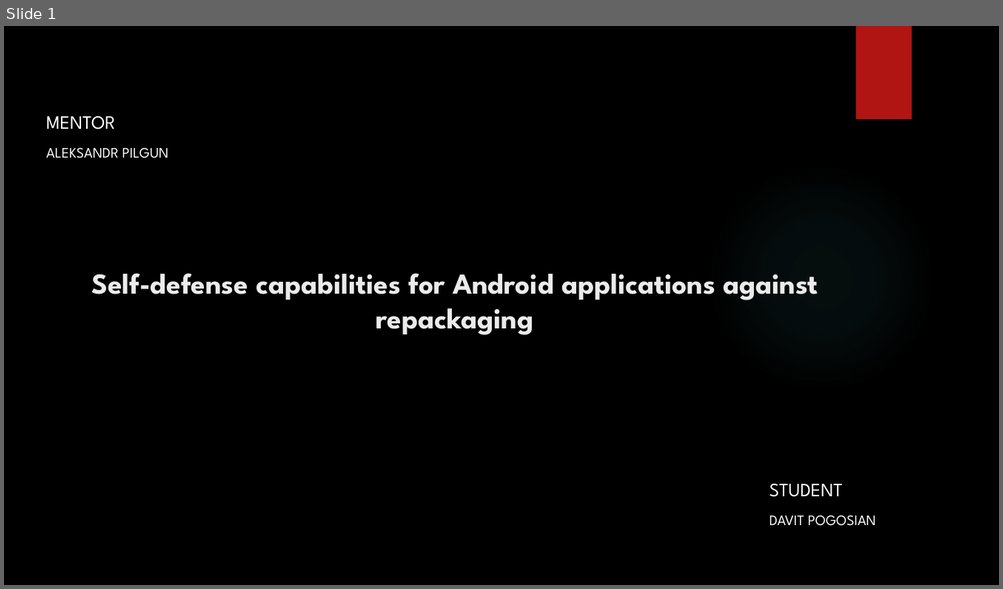
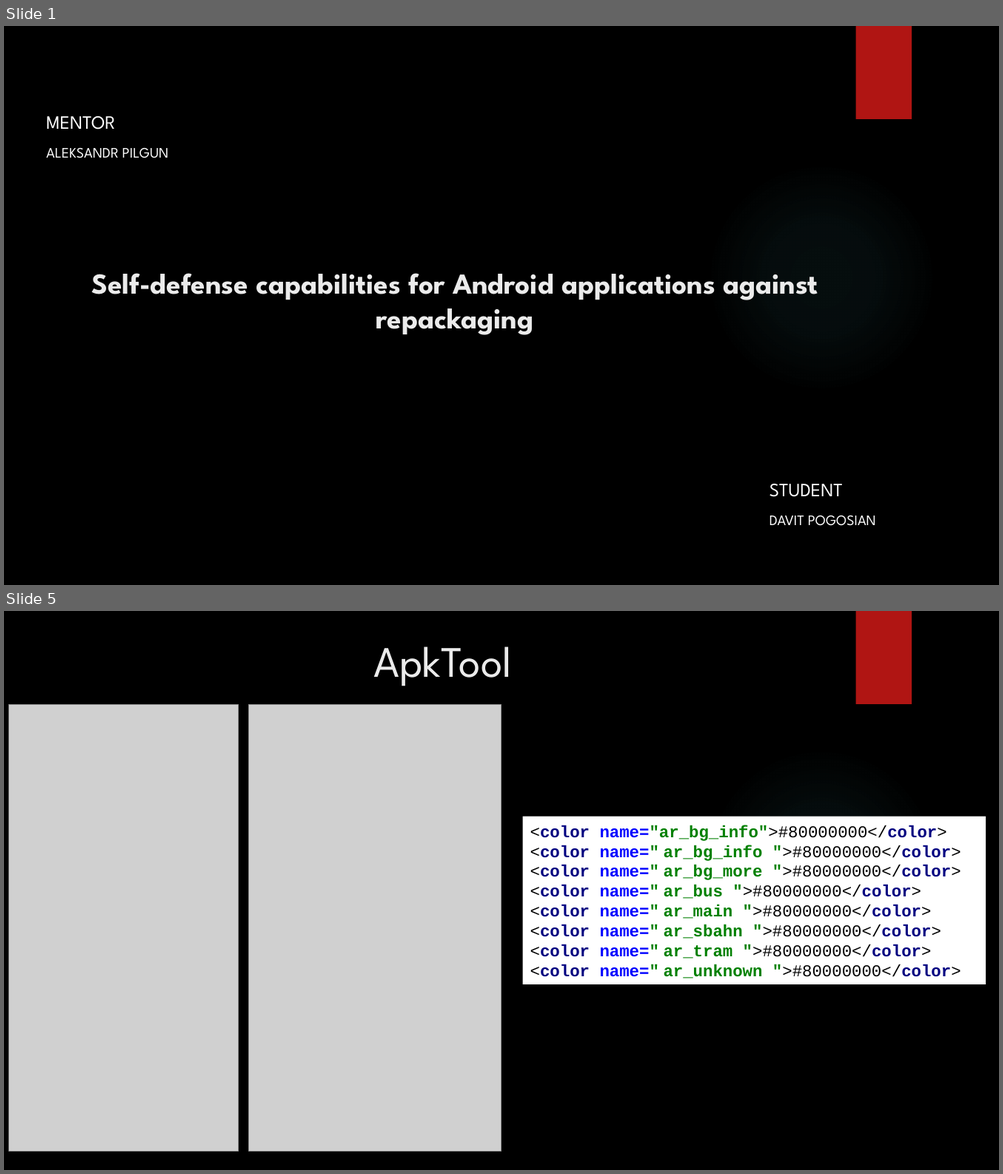
Before and after one commit to DavitPogosian/Information-Security-Basics, a slide deck: Presentation_IS.pptx. Shown one above the other, each under a label of ours: slide 1 before the commit, slides 1 and 5 after it; the slides between them are not shown. The pictures are 1003x589 and 1003x1174 pixels, drawn with LibreOffice and Linux fonts; fonts in the diff are those of the drawing; grey boxes stand for pictures; background and template pictures are left out. Boxes give left, top, right and bottom in pixels: in the first picture for what was removed or moved away, otherwise in the second. Text is boxed around its words. In the diff, an @@ line names an element or a change of style, - is before the commit and + after.

```diff
--- a/Presentation_IS.pptx
+++ b/Presentation_IS.pptx
@@ slide 5 added at <box>4,611,999,1170</box>, background picture (left out); not listed: 2 template elements that a slide beside it also shows @@
@@ title added at <box>373,647,511,686</box>, 42 pt, text #EBEBEB @@
+ApkTool
@@ picture added at <box>8,705,239,1152</box> @@
@@ picture added at <box>249,705,502,1152</box> @@
@@ rectangle added at <box>523,816,986,985</box>, fill #FFFFFF, 16 pt, text #000000, bold @@
+<color name="ar_bg_info">#80000000</color>
+<color name=" ar_bg_info ">#80000000</color>
+<color name=" ar_bg_more ">#80000000</color>
+<color name=" ar_bus ">#80000000</color>
+<color name=" ar_main ">#80000000</color>
+<color name=" ar_sbahn ">#80000000</color>
+<color name=" ar_tram ">#80000000</color>
+<color name=" ar_unknown ">#80000000</color>
```
Also in this commit, not shown: 4 slides changed, 4 other slides added, 1 slide removed.
